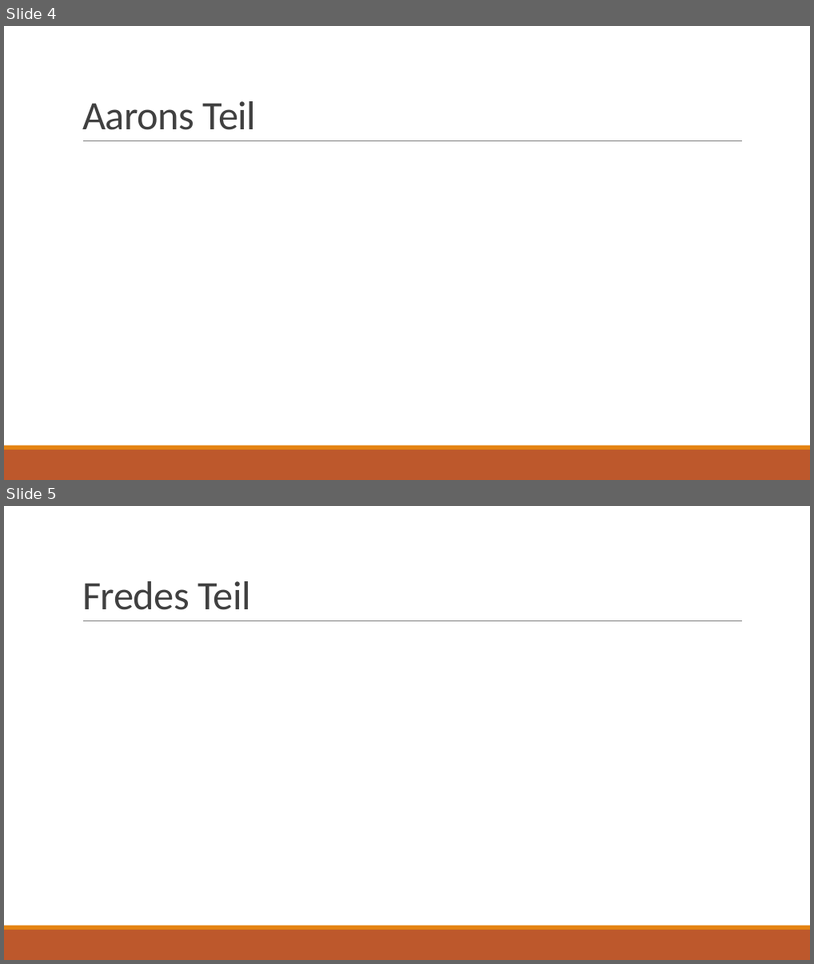
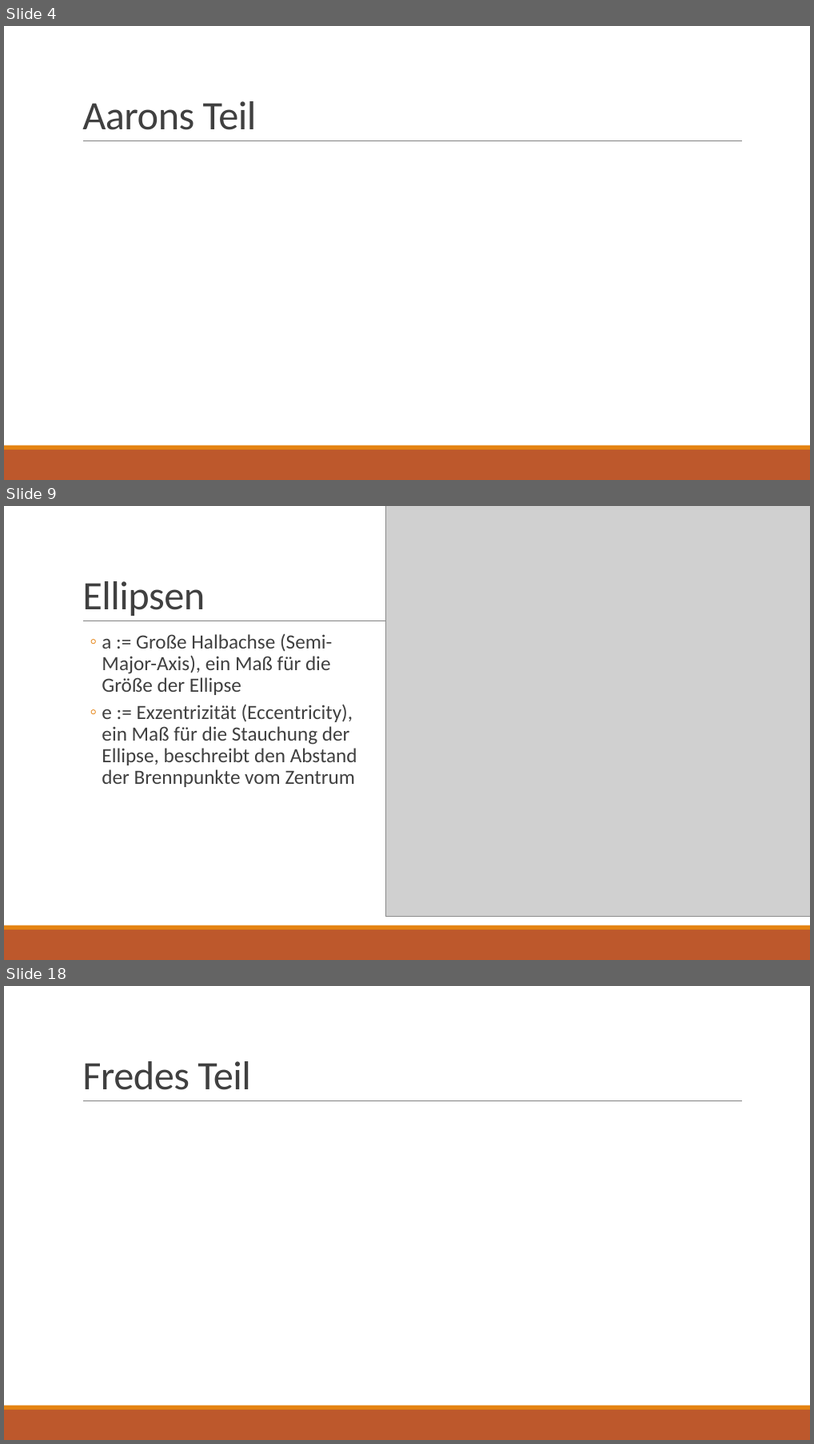
Before and after one commit to Voxen4/Planetarium, a slide deck: Simulation des Sonnensytem.pptx. Shown one above the other, each under a label of ours: slides 4 and 5 before the commit, slides 4, 9 and 18 after it; the slides between them are not shown. The pictures are 814x964 and 814x1444 pixels, drawn with LibreOffice and Linux fonts; fonts in the diff are those of the drawing; grey boxes stand for pictures. Boxes give left, top, right and bottom in pixels: in the first picture for what was removed or moved away, otherwise in the second. Text is boxed around its words. In the diff, an @@ line names an element or a change of style, - is before the commit and + after.

```diff
--- a/Simulation des Sonnensytem.pptx
+++ b/Simulation des Sonnensytem.pptx
@@ slide 9 added at [4,506,810,960], background #FFFFFF; not listed: 3 template elements that a slide beside it also shows @@
@@ picture added at [386,506,810,916] @@
@@ title added at [82,581,205,616], 48 pt, text #404040 @@
+Ellipsen
@@ text added at [102,634,358,787], 24 pt, text #404040 @@
+  ◦ a := Große Halbachse (Semi-Major-Axis), ein Maß für die Größe der Ellipse
+  ◦ e := Exzentrizität (Eccentricity), ein Maß für die Stauchung der Ellipse, beschreibt den Abstand der Brennpunkte vom Zentrum
@@ what was slide 5 is now slide 18 @@
```
Also in this commit, not shown: 12 other slides added.
